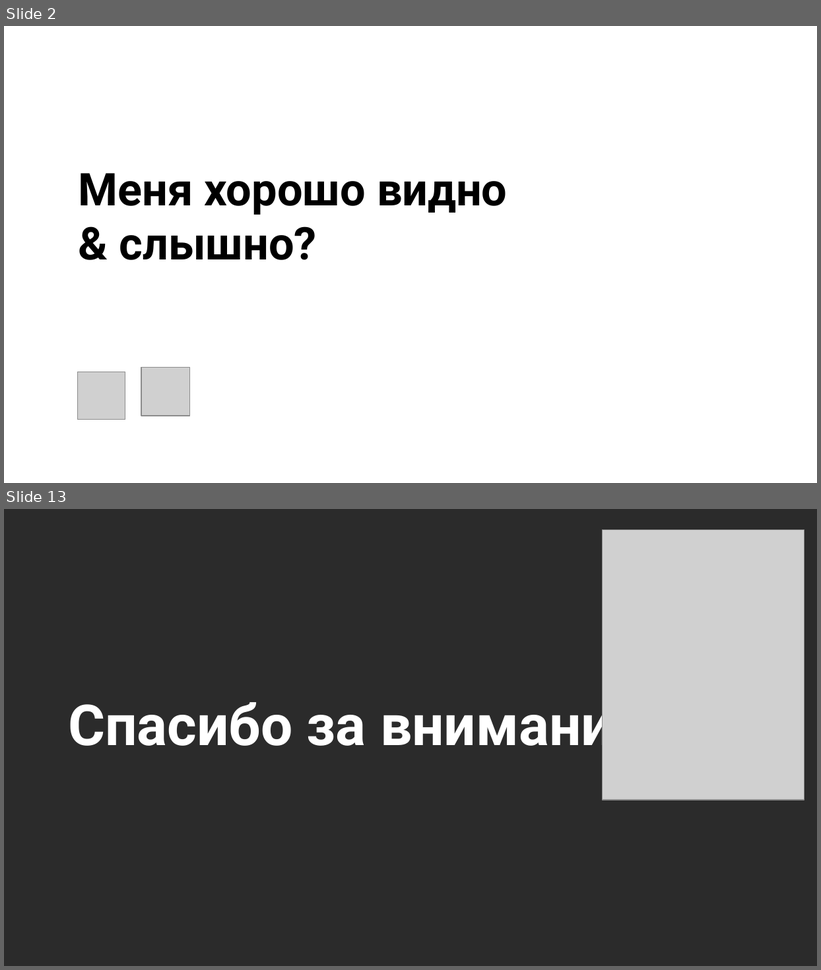
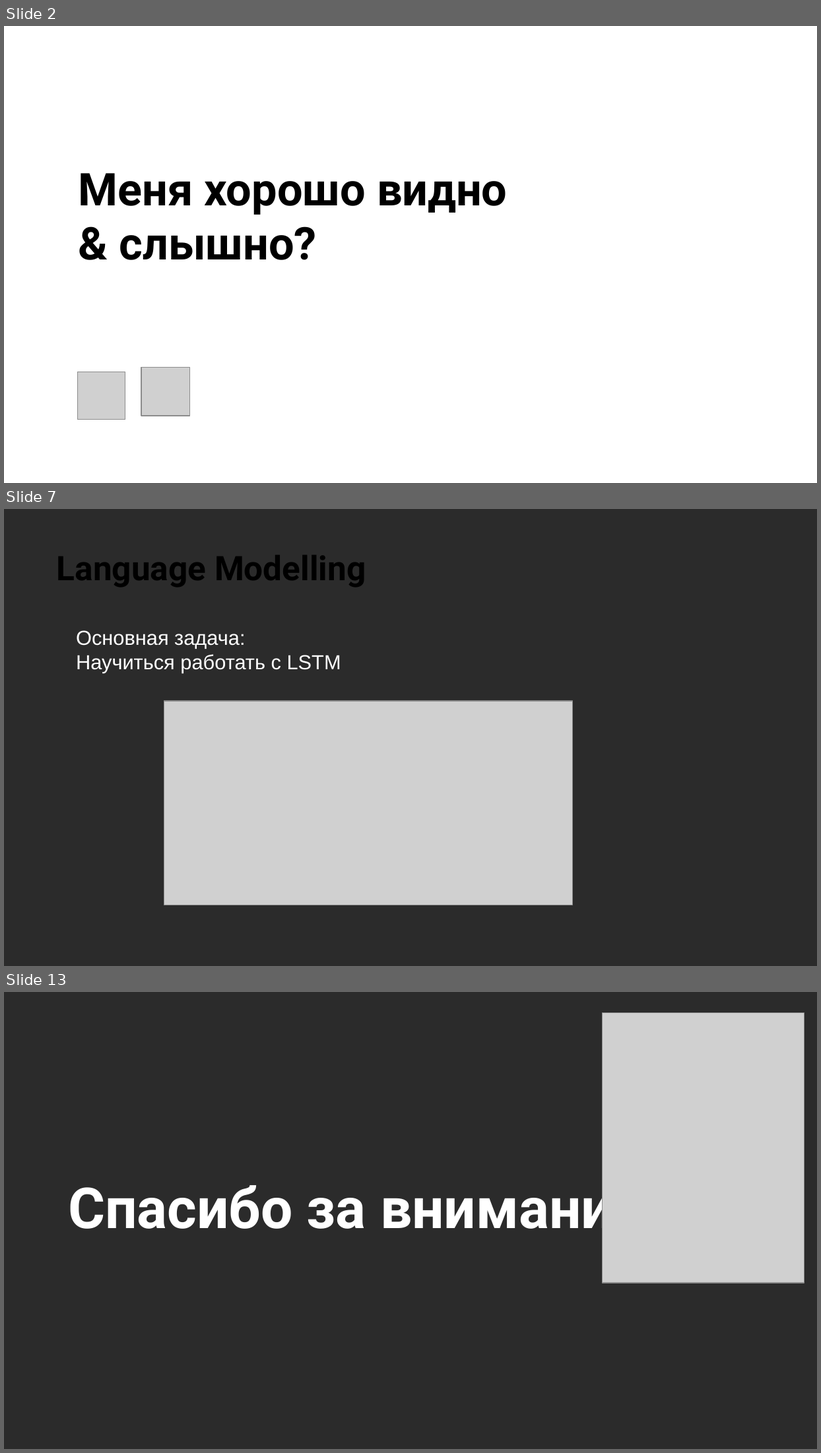
Before and after one commit to XR443/psychic-spoon, a slide deck: Презентация.odp. Shown one above the other, each under a label of ours: slides 2 and 13 before the commit, slides 2, 7 and 13 after it; the slides between them are not shown. The pictures are 821x970 and 821x1453 pixels, drawn with LibreOffice and Linux fonts; fonts in the diff are those of the drawing; grey boxes stand for pictures; background and template pictures are left out; a plain dark background stands for a picture behind light text. Boxes give left, top, right and bottom in pixels: in the first picture for what was removed or moved away, otherwise in the second. Text is boxed around its words. In the diff, an @@ line names an element or a change of style, - is before the commit and + after.

```diff
--- a/Презентация.odp
+++ b/Презентация.odp
@@ slide 7 added at box(4, 509, 817, 966), background picture (left out) @@
@@ title added at box(57, 555, 366, 587), 30 pt, text #000000, bold @@
+Language Modelling
@@ text added at box(76, 630, 341, 673), 18 pt, text #FFFFFF @@
+Основная задача:
+Научиться работать с LSTM
@@ picture added at box(164, 701, 572, 905) @@
```
Also in this commit, not shown: 6 slides changed, 3 other slides added, 37 slides removed, 6 other files.
